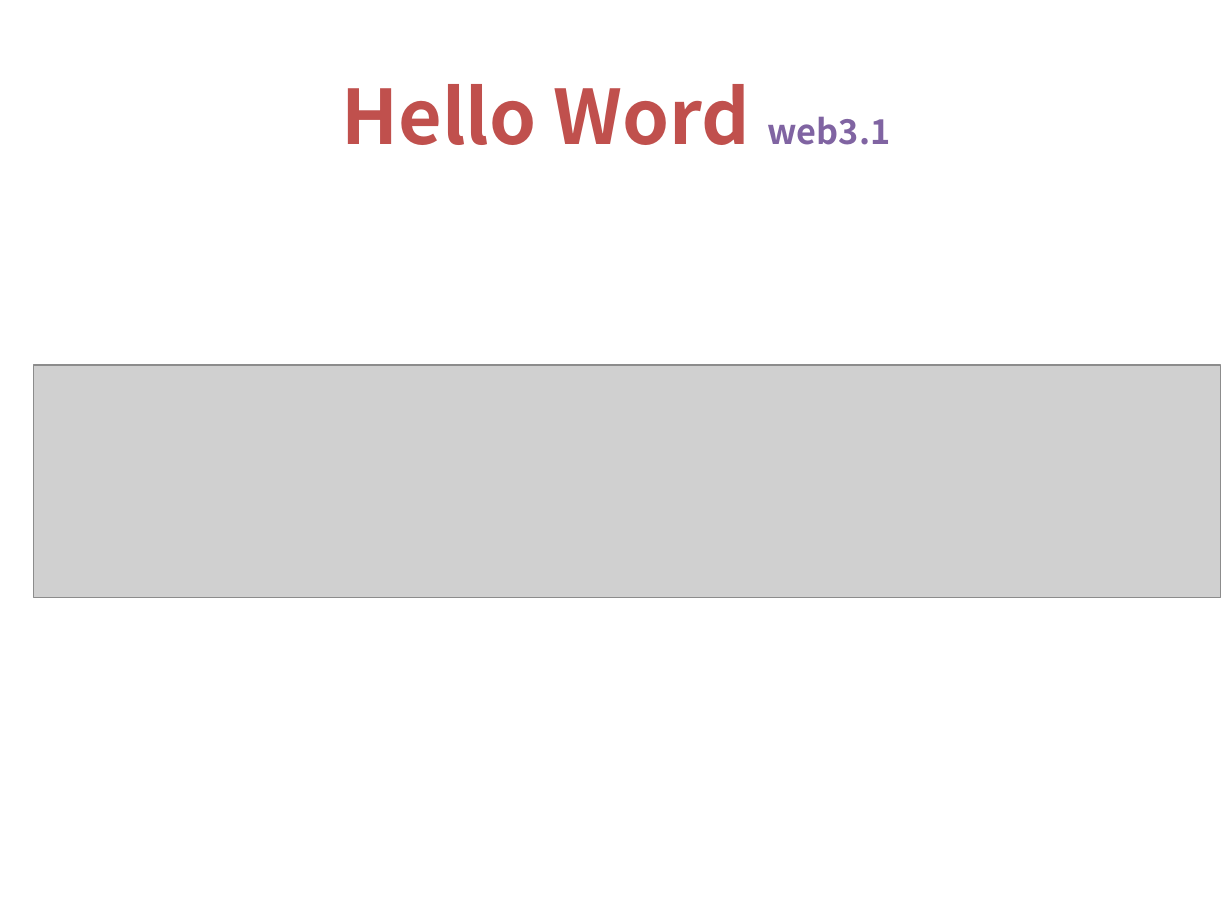
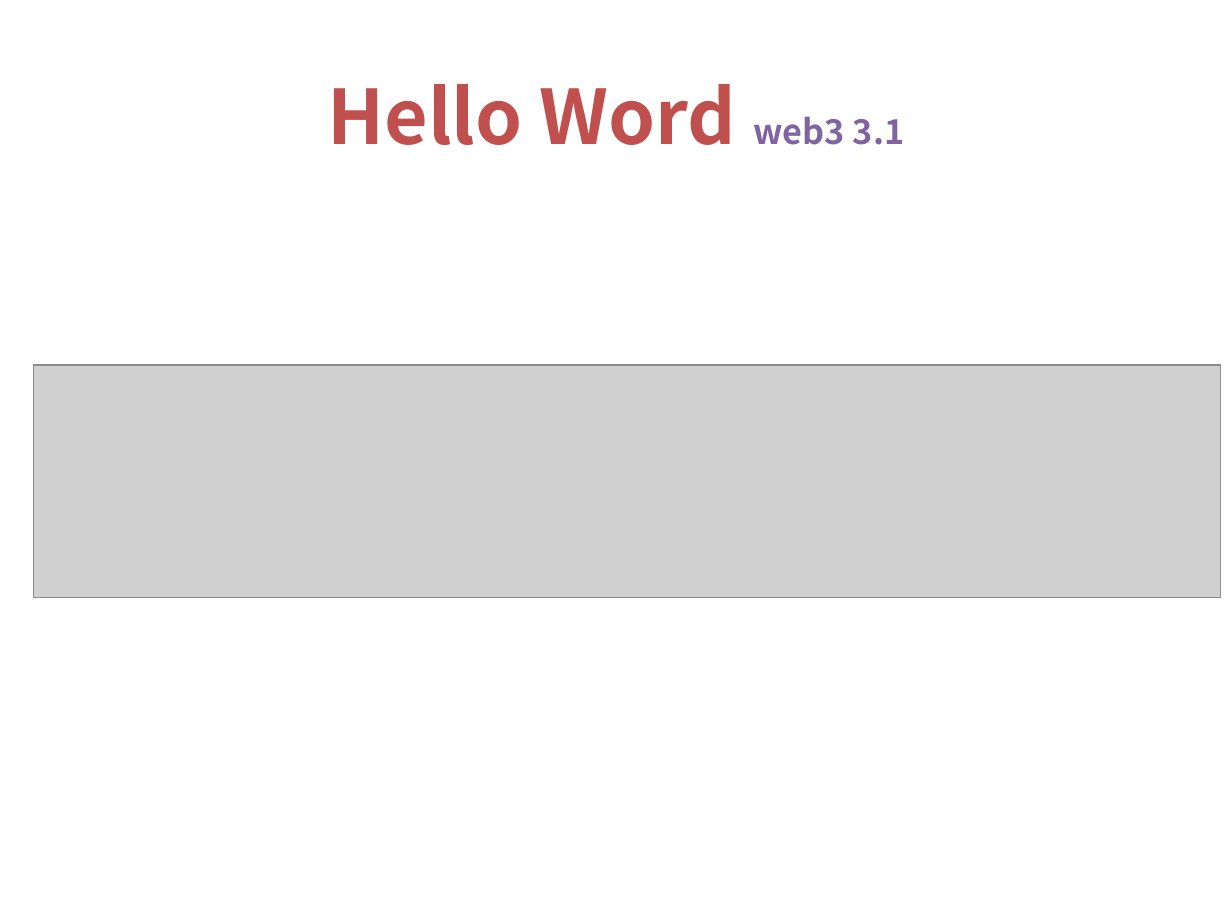
Before and after one commit to 6h15m/2021-nodejs, a slide deck: slide 13 of PPT/08 - 응용프로그래밍개발(Nodejs) - Express기초.pptx. Drawn at 1232x924 pixels with LibreOffice and Linux fonts; fonts in the diff are those of the drawing; grey boxes stand for pictures. Boxes give left, top, right and bottom in pixels: in the first picture for what was removed or moved away, otherwise in the second. Text is boxed around its words. In the diff, an @@ line names an element or a change of style, - is before the commit and + after.

```diff
--- a/PPT/08 - 응용프로그래밍개발(Nodejs) - Express기초.pptx
+++ b/PPT/08 - 응용프로그래밍개발(Nodejs) - Express기초.pptx
@@ title at bbox=[327, 84, 905, 145]: text changed @@
-Hello Word web3.1
+Hello Word web3 3.1
```
Also in this commit, not shown: 1 other slide changed, 9 other files.
